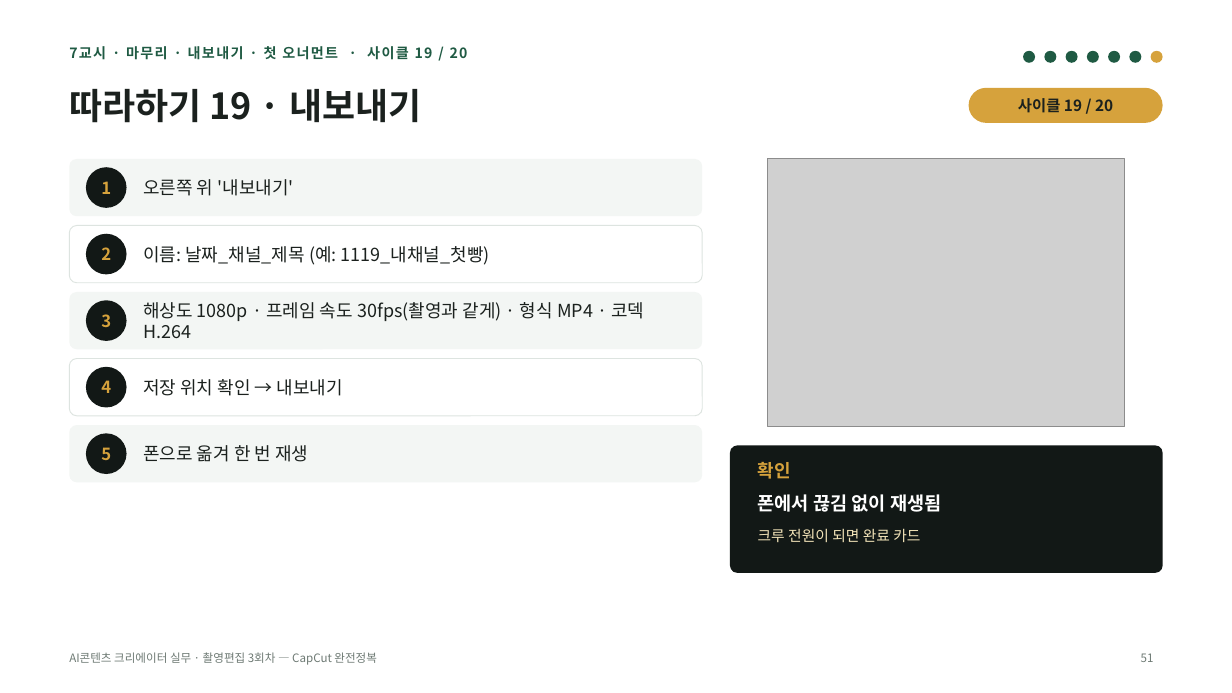
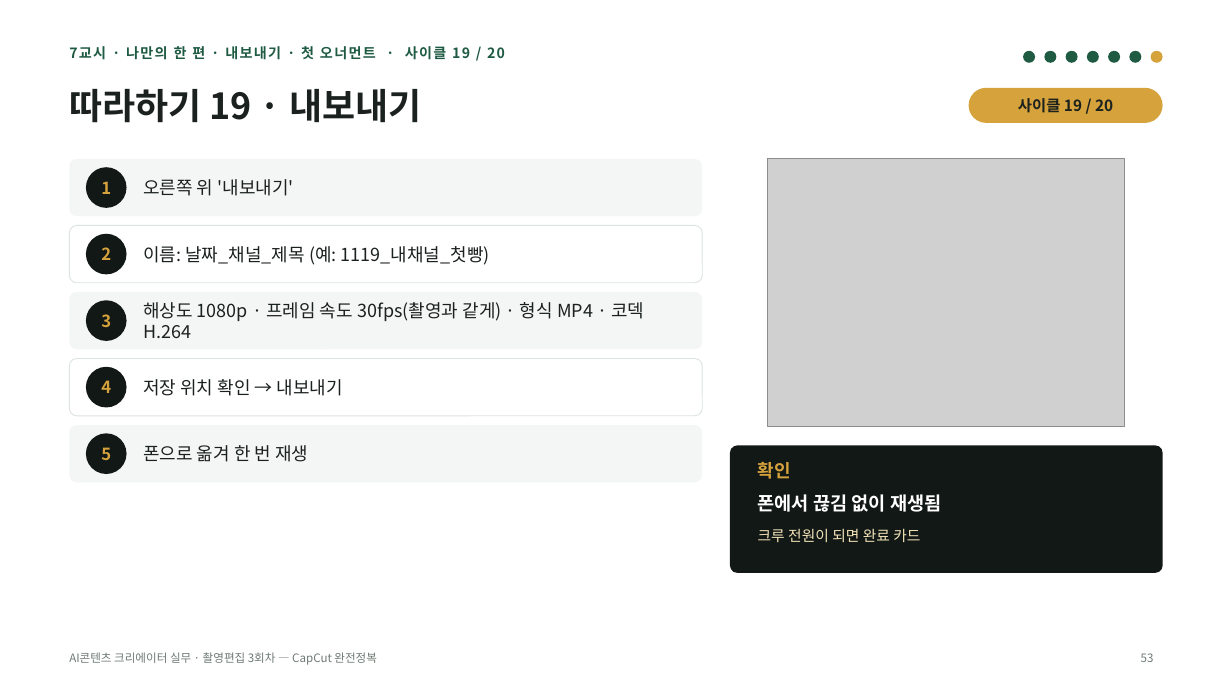
Before and after one commit to yujida/MARUBIT, a slide deck: slide 53 of lectures/03/3회차_CapCut완전정복_슬라이드.pptx (slide 51 before the commit). Drawn at 1232x693 pixels with LibreOffice and Linux fonts; fonts in the diff are those of the drawing; grey boxes stand for pictures. Boxes give left, top, right and bottom in pixels: in the first picture for what was removed or moved away, otherwise in the second. Text is boxed around its words. In the diff, an @@ line names an element or a change of style, - is before the commit and + after.

```diff
--- a/lectures/03/3회차_CapCut완전정복_슬라이드.pptx
+++ b/lectures/03/3회차_CapCut완전정복_슬라이드.pptx
@@ text at [69,46,505,60]: text changed @@
-7교시 · 마무리 · 내보내기 · 첫 오너먼트 · 사이클 19 / 20
+7교시 · 나만의 한 편 · 내보내기 · 첫 오너먼트 · 사이클 19 / 20
@@ page number at [1141,653,1154,662]: text changed @@
-51
+53
```
Also in this commit, not shown: 22 other slides changed, 2 slides added, 4 other files.
